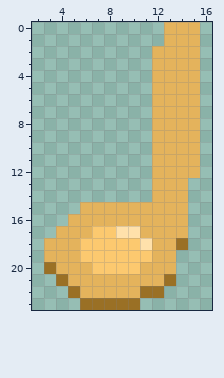
Pixel-art file, stored at Assets/Sprites/Resources/Half Note.aseprite. Above, as it was before the edit.
24x24 pixels, 1 frame. Shown: x 2..16, y 0..23.
Now the later version:
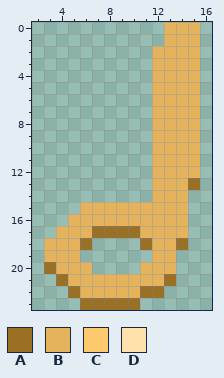
Palette (. is transparent): A #9a7025  B #e4b35c  C #fcc96f  D #ffe1ab
The exact change:
{"y":13,"x":15,"old":".","new":"A"}
{"y":17,"x":7,"old":"CCDD","new":"AAAA"}
{"y":18,"x":6,"old":"CCCCCD","new":"A....A"}
{"y":19,"x":6,"old":"CCCCCC","new":"......"}
{"y":20,"x":7,"old":"CCCC","new":"...."}
